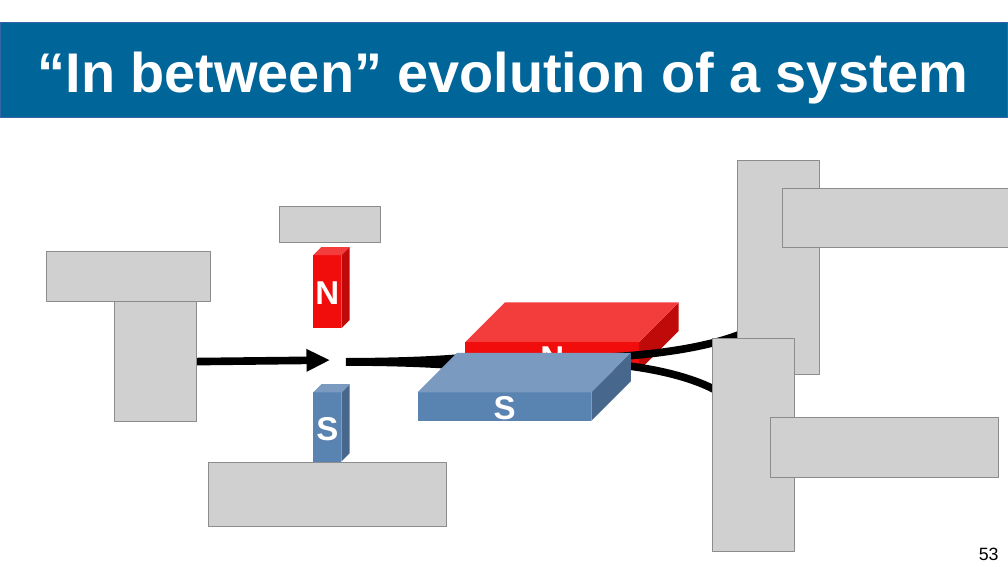
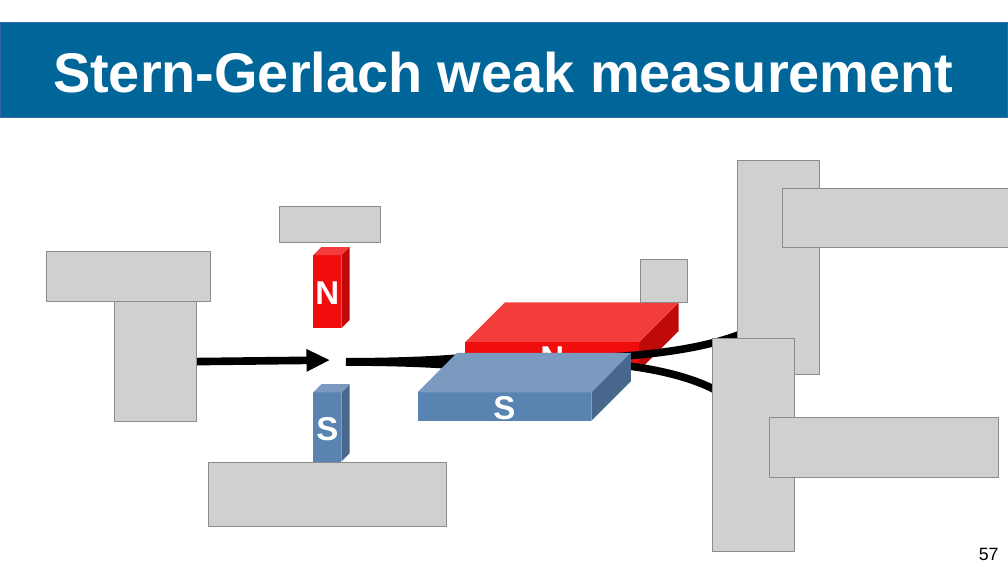
Before and after one commit to Ismaele-vincent/PhD, a slide deck: slide 57 of 2024/Conference abstract/Conference FOMO/Presentation FOMO 2024 ver3.odp (slide 53 before the commit). Drawn at 1008x567 pixels with LibreOffice and Linux fonts; fonts in the diff are those of the drawing; grey boxes stand for pictures; background and template pictures are left out. Boxes give left, top, right and bottom in pixels: in the first picture for what was removed or moved away, otherwise in the second. Text is boxed around its words. In the diff, an @@ line names an element or a change of style, - is before the commit and + after.

```diff
--- a/2024/Conference abstract/Conference FOMO/Presentation FOMO 2024 ver3.odp
+++ b/2024/Conference abstract/Conference FOMO/Presentation FOMO 2024 ver3.odp
@@ title at (53, 51, 953, 93): text changed @@
-“In between” evolution of a system
+Stern-Gerlach weak measurement
@@ picture added at (640, 259, 688, 302) @@
@@ page number at (979, 547, 999, 560): text changed @@
-53
+57
```
Also in this commit, not shown: 21 other slides changed, 44 slides added, 3 slides removed, 7 other files.
